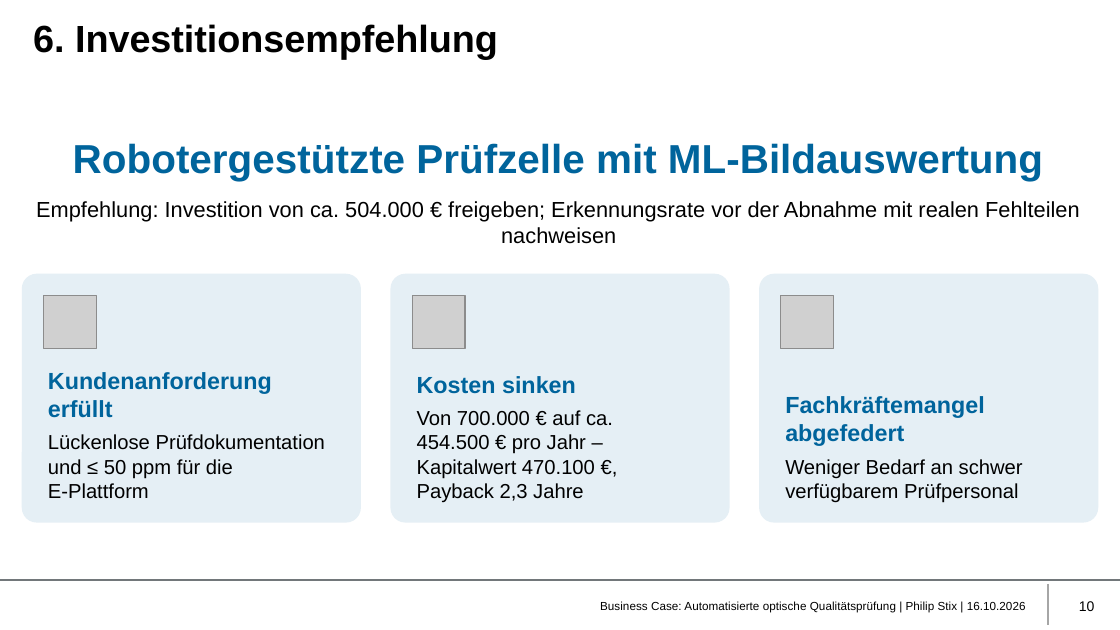
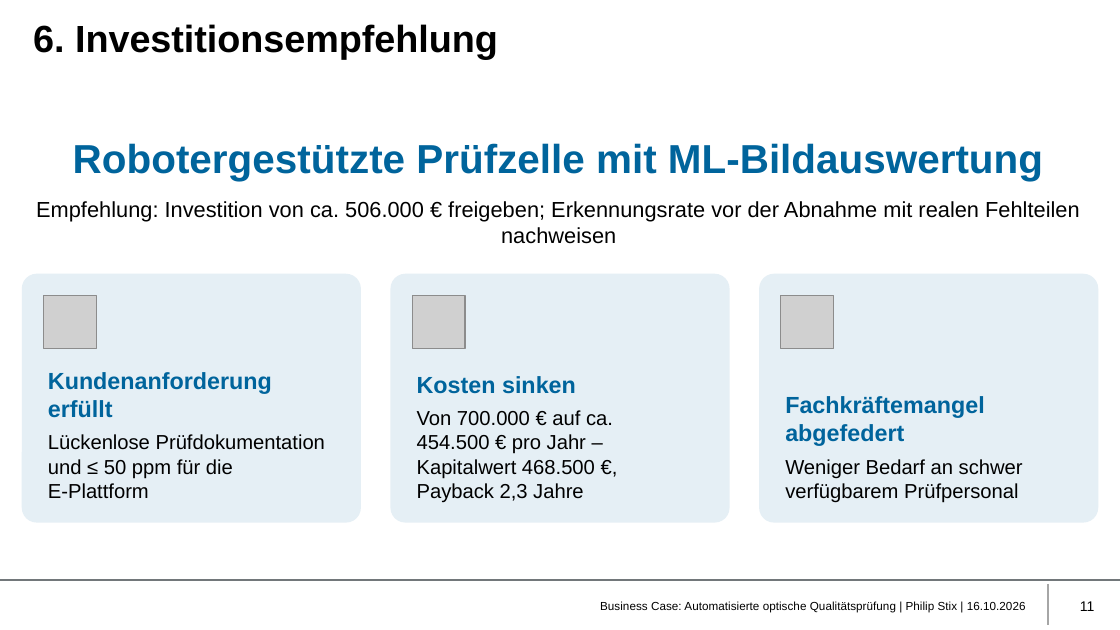
Before and after one commit to philip-stack/MRE3-bGUS, a slide deck: slide 11 of 01 Abgabe/Business Case Qualitätsprüfung - Philip Stix.pptx (slide 10 before the commit). Drawn at 1120x630 pixels with LibreOffice and Linux fonts; fonts in the diff are those of the drawing; grey boxes stand for pictures; background and template pictures are left out. Boxes give left, top, right and bottom in pixels: in the first picture for what was removed or moved away, otherwise in the second. Text is boxed around its words. In the diff, an @@ line names an element or a change of style, - is before the commit and + after.

```diff
--- a/01 Abgabe/Business Case Qualitätsprüfung - Philip Stix.pptx
+++ b/01 Abgabe/Business Case Qualitätsprüfung - Philip Stix.pptx
@@ text at [36, 201, 1080, 244]: text changed @@
-Empfehlung: Investition von ca. 504.000 € freigeben; Erkennungsrate vor der Abnahme mit realen Fehlteilen nachweisen
+Empfehlung: Investition von ca. 506.000 € freigeben; Erkennungsrate vor der Abnahme mit realen Fehlteilen nachweisen
@@ text in rounded rectangle at [417, 410, 613, 502]: text changed @@
-Von 700.000 € auf ca. 454.500 € pro Jahr – Kapitalwert 470.100 €, Payback 2,3 Jahre
+Von 700.000 € auf ca. 454.500 € pro Jahr – Kapitalwert 468.500 €, Payback 2,3 Jahre
@@ page number at [1080, 601, 1095, 611]: text changed @@
-10
+11
```
Also in this commit, not shown: 4 other slides changed, 1 slide added, 2 other files.
